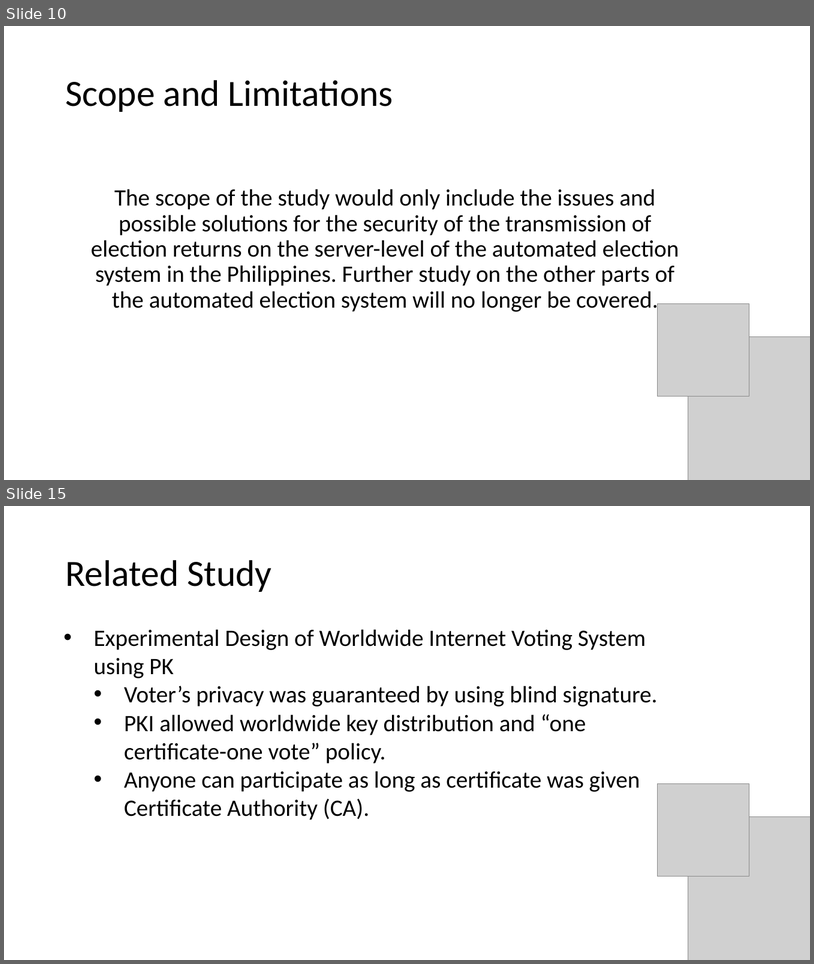
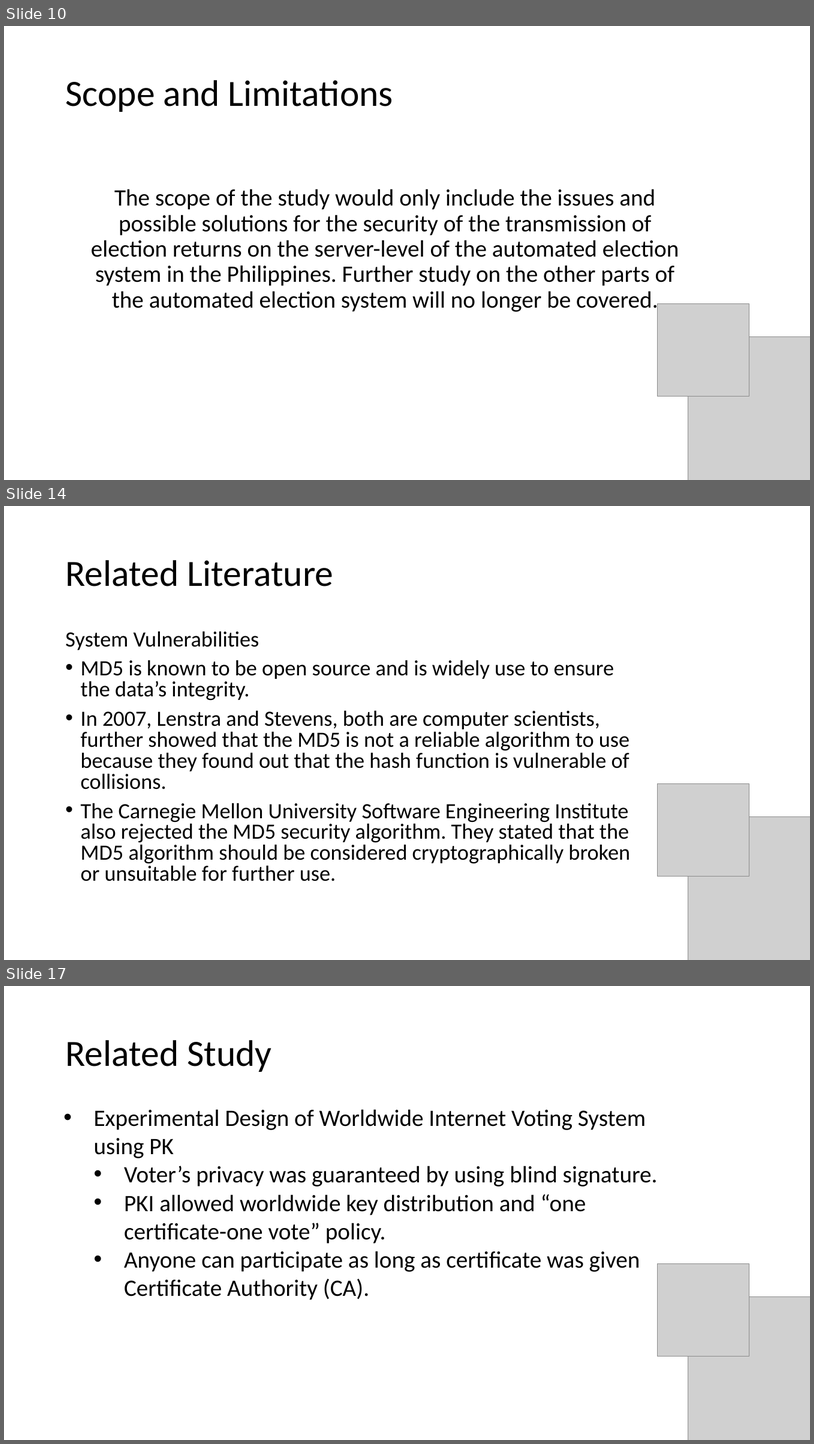
Before and after one commit to seans888/Project---Automate-Election, a slide deck: Documentation/Finals_Sysadd1.pptx. Shown one above the other, each under a label of ours: slides 10 and 15 before the commit, slides 10, 14 and 17 after it; the slides between them are not shown. The pictures are 814x964 and 814x1444 pixels, drawn with LibreOffice and Linux fonts; fonts in the diff are those of the drawing; grey boxes stand for pictures. Boxes give left, top, right and bottom in pixels: in the first picture for what was removed or moved away, otherwise in the second. Text is boxed around its words. In the diff, an @@ line names an element or a change of style, - is before the commit and + after.

```diff
--- a/Documentation/Finals_Sysadd1.pptx
+++ b/Documentation/Finals_Sysadd1.pptx
@@ slide 14 added at <box>4,506,810,960</box>, background #FFFFFF @@
@@ title added at <box>65,560,333,586</box>, 44 pt, text #000000 @@
+Related Literature
@@ text added at <box>65,631,630,881</box>, 25.9 pt, text #000000 @@
+System Vulnerabilities
+• MD5 is known to be open source and is widely use to ensure the data’s integrity.
+• In 2007, Lenstra and Stevens, both are computer scientists, further showed that the MD5 is not a reliable algorithm to use because they found out that the hash function is vulnerable of collisions.
+• The Carnegie Mellon University Software Engineering Institute also rejected the MD5 security algorithm. They stated that the MD5 algorithm should be considered cryptographically broken or unsuitable for further use.
@@ picture added at <box>658,784,750,876</box> @@
@@ picture added at <box>688,817,810,960</box> @@
@@ what was slide 15 is now slide 17 @@
```
Also in this commit, not shown: 5 slides changed, 11 other slides added, 2 slides removed, 2 other files.
